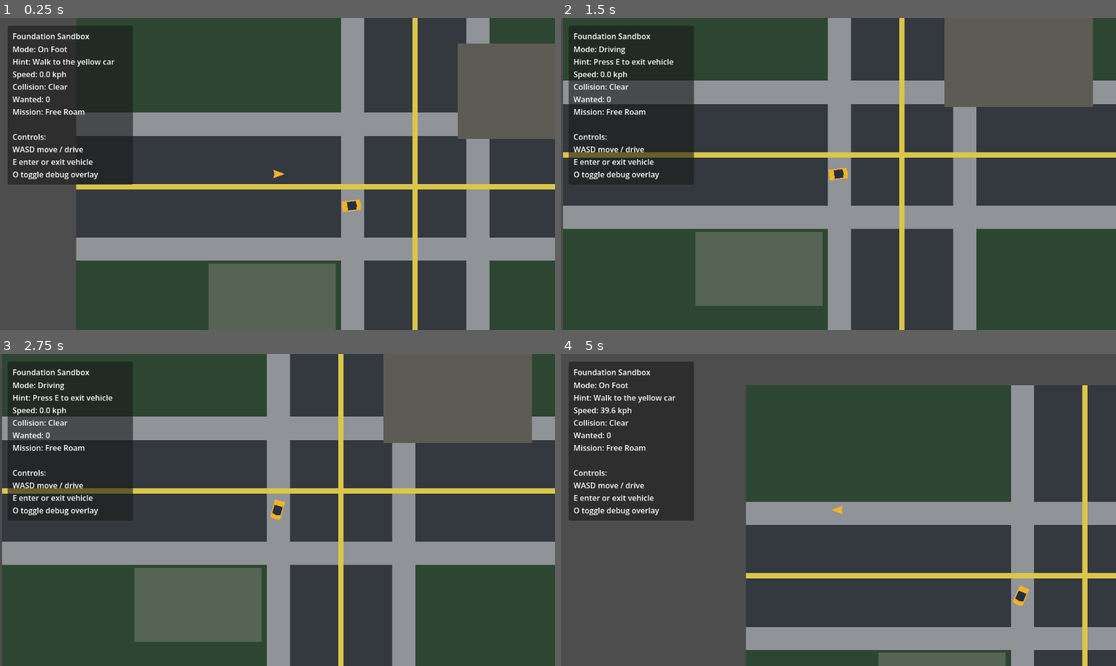
Above: before the commit, frames 1-4 (two rows, left to right).
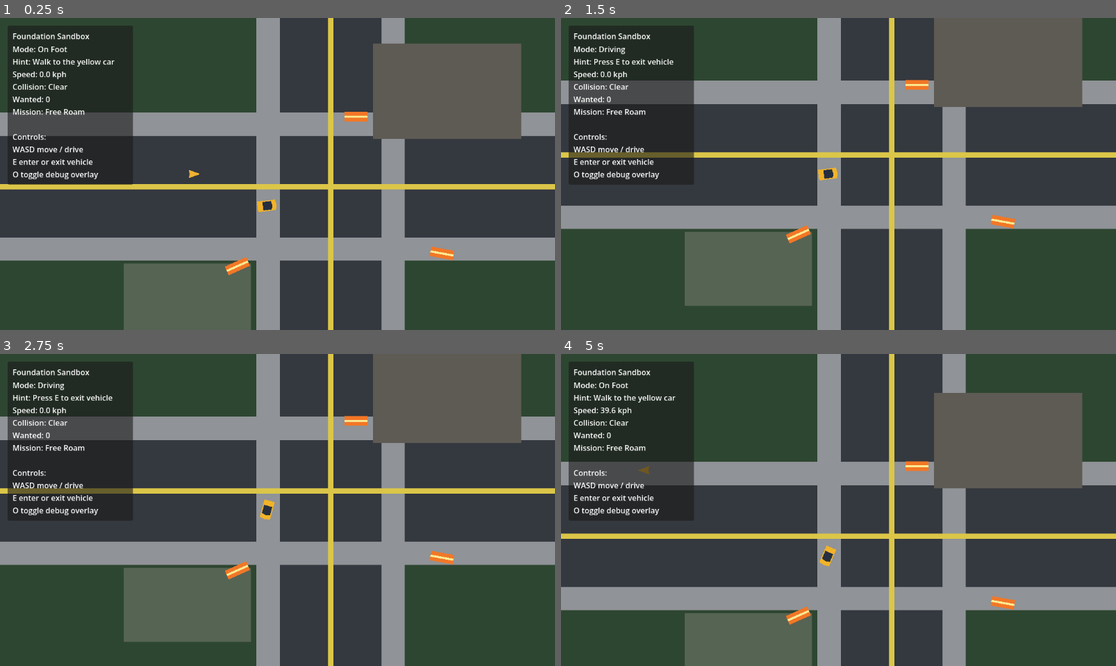
Above: after the commit, the same moments.

Repository: mjulstein/godot-gta
Game: Godot game, scene res://scenes/main/game.tscn
Same seed, same stepped clock (60 frames per second), same inputs: the game is played once before the commit and once after it.
Inputs:
- Up to frame 1 (0.25 s): no input
- Up to frame 2 (1.5 s): tap Enter at 0.5 s; hold D (move_right) 0.53-1.28 s; hold E (interact) 0.53-1.28 s; hold S (brake) from 1.28 s (still down); tap E (interact) at 1.35 s
- Up to frame 3 (2.75 s): tap E (interact) at 2 s; release S (brake) at 2.03 s; hold D (move_right) from 2.03 s (still down); hold E (interact) from 2.03 s (still down)
- Up to frame 4 (5 s): release D (move_right) at 2.78 s; release E (interact) at 2.78 s; hold W (accelerate) 2.78-3.53 s; tap E (interact) at 2.85, 4.35 s; hold E (interact) 3.53-4.28 s; hold A (move_left) from 3.53 s (still down)

The runs differ from the first frame. In frame 1, 34% of the frame differs, in the area x 0-100%, y 0-100%; in frame 2, 10%; in frame 3, 10%; in frame 4, 63%.

Commit message:
Polish district traversal and collision feedback

Diff:
--- a/project.godot
+++ b/project.godot
@@ -1,5 +1,5 @@
 ; Engine configuration file.
-; It's best edited using the editor and not directly,
+; It's best edited using the editor UI and not directly,
 ; since the parameters that go here are not all obvious.
 ;
 ; Format:
@@ -19,50 +19,56 @@
 
 move_up={
 "deadzone": 0.2,
-"events": [Object(InputEventKey,"resource_local_to_scene":fa …(211 unchanged characters)… "location":0,"echo":false,"script":null)]
+"events": [Object(InputEventKey,"resource_local_to_scene":fa …(211 unchanged characters)… "location":0,"echo":false,"script":null)
+]
 }
 move_down={
 "deadzone": 0.2,
-"events": [Object(InputEventKey,"resource_local_to_scene":fa …(211 unchanged characters)… "location":0,"echo":false,"script":null)]
+"events": [Object(InputEventKey,"resource_local_to_scene":fa …(211 unchanged characters)… "location":0,"echo":false,"script":null)
+]
 }
 move_left={
 "deadzone": 0.2,
-"events": [Object(InputEventKey,"resource_local_to_scene":fa …(210 unchanged characters)… "location":0,"echo":false,"script":null)]
+"events": [Object(InputEventKey,"resource_local_to_scene":fa …(210 unchanged characters)… "location":0,"echo":false,"script":null)
+]
 }
 move_right={
 "deadzone": 0.2,
-"events": [Object(InputEventKey,"resource_local_to_scene":fa …(211 unchanged characters)… "location":0,"echo":false,"script":null)]
+"events": [Object(InputEventKey,"resource_local_to_scene":fa …(211 unchanged characters)… "location":0,"echo":false,"script":null)
+]
 }
 interact={
 "deadzone": 0.2,
-"events": [Object(InputEventKey,"resource_local_to_scene":fa …(211 unchanged characters)… "location":0,"echo":false,"script":null)]
+"events": [Object(InputEventKey,"resource_local_to_scene":fa …(211 unchanged characters)… "location":0,"echo":false,"script":null)
+]
 }
 accelerate={
 "deadzone": 0.2,
-"events": [Object(InputEventKey,"resource_local_to_scene":fa …(211 unchanged characters)… "location":0,"echo":false,"script":null)]
+"events": [Object(InputEventKey,"resource_local_to_scene":fa …(211 unchanged characters)… "location":0,"echo":false,"script":null)
+]
 }
 brake={
 "deadzone": 0.2,
-"events": [Object(InputEventKey,"resource_local_to_scene":fa …(211 unchanged characters)… "location":0,"echo":false,"script":null)]
+"events": [Object(InputEventKey,"resource_local_to_scene":fa …(211 unchanged characters)… "location":0,"echo":false,"script":null)
+]
 }
 steer_left={
 "deadzone": 0.2,
-"events": [Object(InputEventKey,"resource_local_to_scene":fa …(210 unchanged characters)… "location":0,"echo":false,"script":null)]
+"events": [Object(InputEventKey,"resource_local_to_scene":fa …(210 unchanged characters)… "location":0,"echo":false,"script":null)
+]
 }
 steer_right={
 "deadzone": 0.2,
-"events": [Object(InputEventKey,"resource_local_to_scene":fa …(211 unchanged characters)… "location":0,"echo":false,"script":null)]
+"events": [Object(InputEventKey,"resource_local_to_scene":fa …(211 unchanged characters)… "location":0,"echo":false,"script":null)
+]
 }
 pause={
 "deadzone": 0.2,
-"events": [Object(InputEventKey,"resource_local_to_scene":fa …(211 unchanged characters)… "location":0,"echo":false,"script":null)]
+"events": [Object(InputEventKey,"resource_local_to_scene":fa …(211 unchanged characters)… "location":0,"echo":false,"script":null)
+]
 }
 debug_overlay={
 "deadzone": 0.2,
-"events": [Object(InputEventKey,"resource_local_to_scene":fa …(211 unchanged characters)… "location":0,"echo":false,"script":null)]
+"events": [Object(InputEventKey,"resource_local_to_scene":fa …(211 unchanged characters)… "location":0,"echo":false,"script":null)
+]
 }
-
-[rendering]
-
-renderer/rendering_method="forward_plus"
-renderer/rendering_method.mobile="mobile"
--- a/scenes/world/district_slice.tscn
+++ b/scenes/world/district_slice.tscn
@@ -1,6 +1,7 @@
-[gd_scene load_steps=8 format=3]
+[gd_scene load_steps=9 format=3]
 
 [ext_resource type="PackedScene" path="res://scenes/world/props/spawn_marker.tscn" id="1"]
+[ext_resource type="PackedScene" path="res://scenes/world/props/traffic_barrier.tscn" id="2"]
 
 [sub_resource type="RectangleShape2D" id="1"]
 size = Vector2(280, 180)
@@ -102,3 +103,14 @@
 [node name="VehicleSpawn" parent="." instance=ExtResource("1")]
 position = Vector2(-120, 36)
 marker_kind = "vehicle_spawn"
+
+[node name="BarrierNorth" parent="." instance=ExtResource("2")]
+position = Vector2(48, -132)
+
+[node name="BarrierSouth" parent="." instance=ExtResource("2")]
+position = Vector2(210, 126)
+rotation = 0.18
+
+[node name="BarrierWest" parent="." instance=ExtResource("2")]
+position = Vector2(-176, 150)
+rotation = -0.42
--- /dev/null
+++ b/scenes/world/props/traffic_barrier.tscn
@@ -0,0 +1,17 @@
+[gd_scene load_steps=2 format=3]
+
+[sub_resource type="RectangleShape2D" id="1"]
+size = Vector2(44, 18)
+
+[node name="TrafficBarrier" type="StaticBody2D"]
+
+[node name="CollisionShape2D" type="CollisionShape2D" parent="."]
+shape = SubResource("1")
+
+[node name="Body" type="Polygon2D" parent="."]
+polygon = PackedVector2Array(-22, -9, 22, -9, 22, 9, -22, 9)
+color = Color(0.94902, 0.470588, 0.14902, 1)
+
+[node name="Stripe" type="Polygon2D" parent="."]
+polygon = PackedVector2Array(-22, -2, 22, -2, 22, 2, -22, 2)
+color = Color(0.988235, 0.92549, 0.580392, 1)
--- a/scripts/actors/player/player_controller.gd
+++ b/scripts/actors/player/player_controller.gd
@@ -3,12 +3,18 @@
 const ActorState = preload("res://scripts/core/actor_state.gd")
 
 @export var tuning: Resource
+@export var collision_flash_time := 0.12
 var active_vehicle: Node = null
+var collision_flash_remaining := 0.0
 
 @onready var collision_shape: CollisionShape2D = $CollisionShape2D
 @onready var interaction_sensor: Area2D = $InteractionSensor
+@onready var body_polygon: Polygon2D = $Body
 
-func _physics_process(_delta: float) -> void:
+func _physics_process(delta: float) -> void:
+	collision_flash_remaining = maxf(0.0, collision_flash_remaining - delta)
+	body_polygon.color = Color(1, 0.45, 0.35, 1) if collision_flash_remaining > 0.0 else Color(0.941176, 0.705882, 0.184314, 1)
+
 	if active_vehicle != null:
 		velocity = Vector2.ZERO
 		return
@@ -18,6 +24,8 @@
 	if input_vector != Vector2.ZERO:
 		rotation = input_vector.angle()
 	move_and_slide()
+	if get_slide_collision_count() > 0:
+		collision_flash_remaining = collision_flash_time
 
 func is_in_vehicle() -> bool:
 	return active_vehicle != null
@@ -37,3 +45,6 @@
 
 func get_state_name() -> String:
 	return ActorState.DRIVING if is_in_vehicle() else ActorState.ON_FOOT
+
+func has_recent_collision() -> bool:
+	return collision_flash_remaining > 0.0
--- a/scripts/core/follow_camera.gd
+++ b/scripts/core/follow_camera.gd
@@ -2,12 +2,21 @@
 
 @export var follow_speed := 7.5
 var target: Node2D
+
+func _ready() -> void:
+	limit_enabled = true
 
 func set_target(node: Node2D) -> void:
 	target = node
 	if target != null:
 		global_position = target.global_position
 
+func set_world_bounds(bounds: Rect2) -> void:
+	limit_left = int(bounds.position.x)
+	limit_top = int(bounds.position.y)
+	limit_right = int(bounds.position.x + bounds.size.x)
+	limit_bottom = int(bounds.position.y + bounds.size.y)
+
 func _process(delta: float) -> void:
 	if target == null:
 		return
--- a/scripts/core/game_root.gd
+++ b/scripts/core/game_root.gd
@@ -19,6 +19,7 @@
 	interaction_system.exit_requested.connect(_on_exit_requested)
 
 	debug_overlay.set_debug_state(debug_state)
+	camera.set_world_bounds(Rect2(Vector2(-624, -344), Vector2(1248, 688)))
 	camera.set_target(player)
 
 func _process(_delta: float) -> void:
@@ -28,7 +29,8 @@
 	debug_state.set_player_mode("Driving" if player.get_state_name() == ActorState.DRIVING else "On Foot")
 	debug_state.set_interaction_hint(interaction_system.get_interaction_hint())
 	debug_state.set_speed(vehicle.velocity.length() * 0.18 if player.is_in_vehicle() else player.velocity.length() * 0.18)
-	debug_state.set_collision_state("Impact" if vehicle.get_slide_collision_count() > 0 else "Clear")
+	var collision_active: bool = vehicle.has_recent_collision() if player.is_in_vehicle() else player.has_recent_collision()
+	debug_state.set_collision_state("Impact" if collision_active else "Clear")
 
 func _on_enter_requested(target_vehicle: Node2D) -> void:
 	if not target_vehicle.can_enter():
--- a/scripts/vehicles/vehicle_controller.gd
+++ b/scripts/vehicles/vehicle_controller.gd
@@ -51,3 +51,6 @@
 
 func get_exit_position() -> Vector2:
 	return global_position + Vector2.DOWN.rotated(rotation) * 28.0
+
+func has_recent_collision() -> bool:
+	return collision_flash_remaining > 0.0
Not shown, changed: .gitignore
